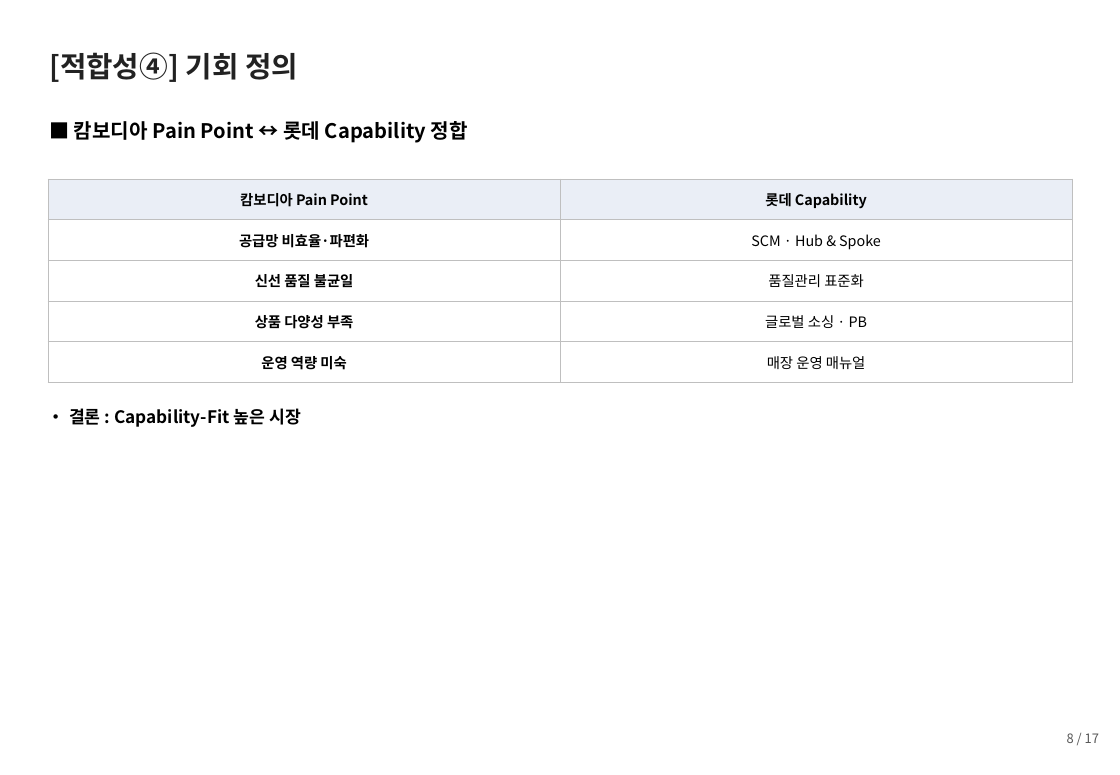
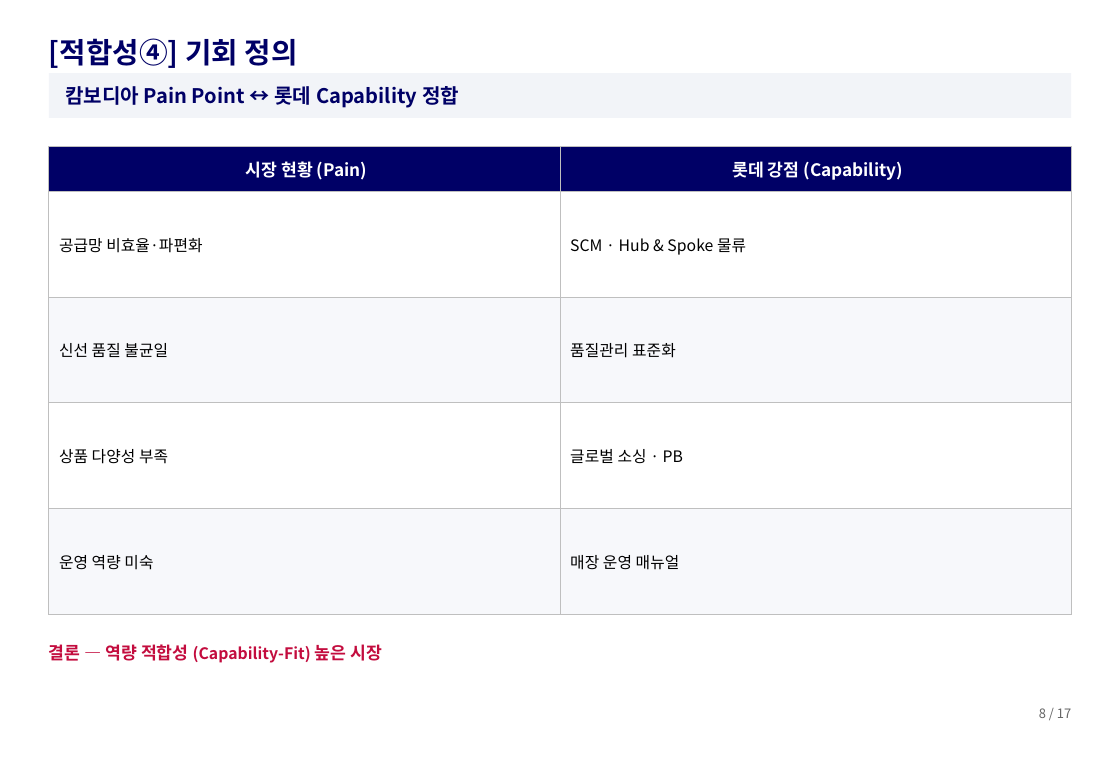
Before and after one commit to avoseed/web1, a slide deck: slide 9 of output/캄보디아_확장기획.pptx. Drawn at 1120x775 pixels with LibreOffice and Linux fonts; fonts in the diff are those of the drawing. Boxes give left, top, right and bottom in pixels: in the first picture for what was removed or moved away, otherwise in the second. Text is boxed around its words. In the diff, an @@ line names an element or a change of style, - is before the commit and + after.

```diff
--- a/output/캄보디아_확장기획.pptx
+++ b/output/캄보디아_확장기획.pptx
@@ text "[적합성④] 기회 정의": place and size @@
-text "[적합성④] 기회 정의" at <box>49,52,298,82</box>
+text "[적합성④] 기회 정의" at <box>49,38,298,68</box>
@@ text "[적합성④] 기회 정의" at <box>49,38,298,68</box>: text colour #222222 to #000066; vertical alignment top to bottom @@
@@ rectangle added at <box>49,73,1071,118</box>, fill #F2F4F8 @@
@@ text at <box>65,86,459,108</box>: text changed; text colour #000000 to #000066 @@
-■ 캄보디아 Pain Point ↔ 롯데 Capability 정합
+캄보디아 Pain Point ↔ 롯데 Capability 정합
@@ text "캄보디아 Pain Point ↔ 롯데 ..." at <box>65,86,459,108</box>: vertical alignment top to middle @@
@@ table at <box>49,147,1070,615</box> @@
-row 1, column 1: 캄보디아 Pain Point
+row 1, column 1: 시장 현황 (Pain)
-row 1, column 2: 롯데 Capability
+row 1, column 2: 롯데 강점 (Capability)
-row 2, column 2: SCM · Hub & Spoke
+row 2, column 2: SCM · Hub & Spoke 물류
@@ fill #EAEEF6 to #000066 in row 1 @@
@@ fill #FFFFFF to #F7F8FB in 4 cells @@
@@ size 10 to 11 pt in "공급망 비효율·파편화", "신선 품질 불균일", "품질관리 표준화", "상품 다양성 부족" and 3 more places @@
@@ bold off in "공급망 비효율·파편화", "신선 품질 불균일", "상품 다양성 부족", "운영 역량 미숙" @@
@@ alignment centre to left @@
@@ table: place and size @@
-table at <box>48,179,1071,383</box>
+table at <box>49,147,1070,615</box>
@@ text "결론 — 역량 적합성 (Capability-Fit) ..." at <box>49,644,382,663</box>: vertical alignment top to middle @@
@@ text at <box>49,644,382,663</box>: text changed; size 12 to 11 pt; text colour #000000 to #C30C3E @@
-• 결론 : Capability-Fit 높은 시장
+결론 — 역량 적합성 (Capability-Fit) 높은 시장
@@ text "8 / 17": place and size @@
-text "8 / 17" at <box>1067,733,1099,743</box>
+text "8 / 17" at <box>1039,708,1071,718</box>
@@ text "8 / 17" at <box>1039,708,1071,718</box>: text colour #595959 to #666666 @@
```
Also in this commit, not shown: 17 other slides changed, 1 other file.
